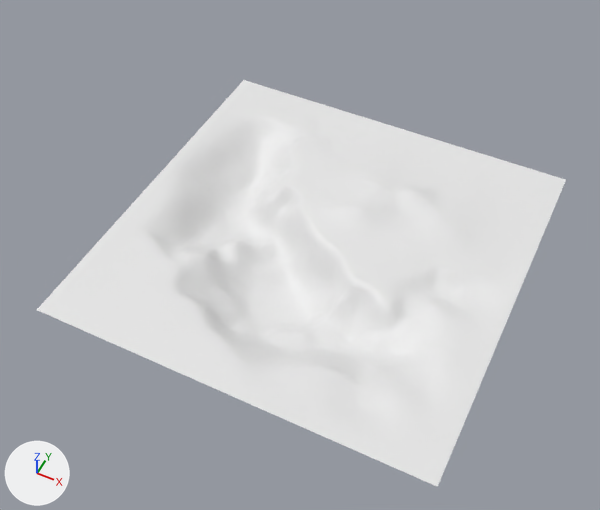
Renders of the Blender file assets/models/new_world_map.blend from each side of a commit.
Before and after are seen from a camera (50 mm lens) standing at (191.0, -418.0, 495.0) and looking at (-8.0, -21.0, -1.0). Lighting does not change. The marker at lower left points along +X, +Y and +Z. The first picture is the older version.

The first picture shows 'Landscape.001'.
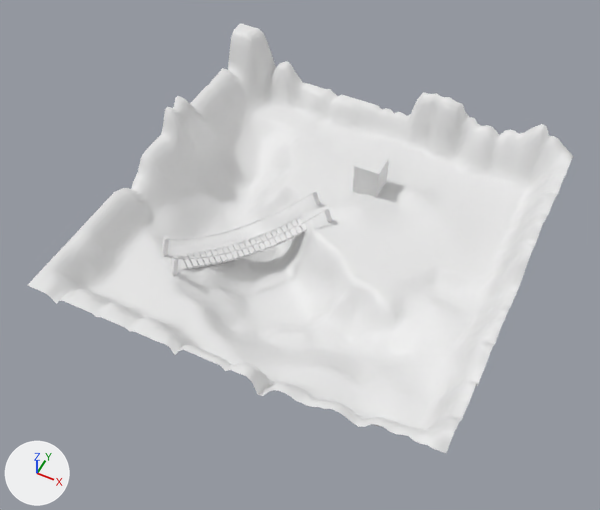
The newer file is also rescaled (x0.5) as a whole; pictures and numbers use the older file's frame.

The change, as a diff of the scene's bpy script:
```diff
--- a/assets/models/new_world_map.blend.py
+++ b/assets/models/new_world_map.blend.py
@@ me_landscape_001 @@
 # used by ob_landscape_001; location = (0.0, 0.0, 0.0); scale = (160.0, 160.0, 160.0)
-me_landscape_001.from_pydata(...)  # 6400 vertices, 6241 faces; spans x -1.0..1.0, y -1.0..1.0, z -0.25..0.05
+me_landscape_001.from_pydata(...)  # 6400 vertices, 6241 faces; spans x -1.0..1.0, y -1.0..1.0, z -0.25..0.4
+# me_landscape_001 part 1: 1984 of 6400 vertices moved; they spanned x -1.0..1.0, y -1.0..1.0, z -0.06..0.0 and now span x -1.0..1.0, y -1.0..1.0, z -0.05..0.4; mean shift (0.0, 0.0, 0.15); largest move (-0.97, 0.95, 0.0) -> (-0.97, 0.95, 0.4)
+# me_landscape_001 part 2: 40 of the vertices in x -0.59..-0.44, y -0.44..-0.29, z -0.06..-0.01 are multiplied about their middle by the matrix ((1.0, 0.0, 0.0), (0.0, 1.0, 0.0), (-0.044, -0.066, 0.577)), then moved by (0.0, 0.0, -0.01)
@@ me_plane_002 @@
+me_plane_002.from_pydata(...)  # a box spanning x -1.0..1.0, y -1.0..1.0, z -2.89..0.0
@@ me_plane @@
+me_plane.from_pydata(...)  # 576 vertices, 486 faces; spans x -1.7..1.6, y -1.7..68.2, z -7.6..9.8
@@ ob_plane_001 @@
+ob_plane_001 = bpy.data.objects.new('Plane.001', me_plane_002)
+ob_plane_001.location = (12.4, 72.1, 0.0)
+ob_plane_001.scale = (-11.0, -11.0, -11.0)
@@ ob_plane @@
+ob_plane = bpy.data.objects.new('Plane', me_plane)
+ob_plane.location = (-12.0, 29.0, 5.3)
+ob_plane.rotation_euler = (-0.0469, 0.0, 2.472)  # degrees (-2.7, 0, 142)
+ob_plane.scale = (7.74, 2.0, 2.0)
```

Where the change shows, as pixel boxes (x1, y1, x2, y2) in the pictures (600 x 510 px; the box of a moved part takes in the faces that stretch with it):
'Landscape.001', reshaped: before (37, 80, 566, 487); after (27, 23, 573, 453)
'Plane', added: after (162, 189, 332, 275)
'Plane.001', added: after (353, 150, 389, 198)
part 1 of me_landscape_001, moved or reshaped: before (37, 80, 566, 487); after (27, 23, 573, 453)
part 2 of me_landscape_001, moved or reshaped: before (173, 249, 219, 281); after (175, 249, 218, 281)
